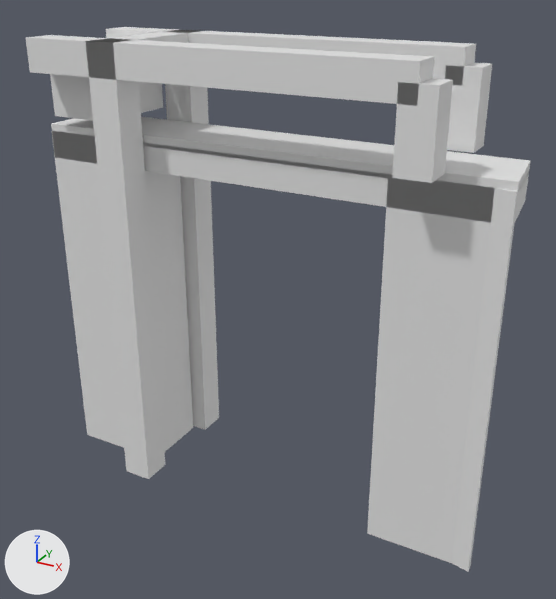
A saved change to the glTF model models/leersum/leersum-brug-15c9a566/leersum-brug-15c9a566.glb.
Before and after are seen from a 50 mm lens placed at (10.08, -17.9, 5.19), pointed at (0.27, -0.05, -3.74). Arrows for +X, +Y and +Z are at lower left; the lights stay in place. The picture after the commit comes second.

The older version as bpy lines, for what is in view:
```python
ob_building_balans = bpy.data.objects.new('building:balans', me_balans)
ob_building_balans.location = (0.0, 0.0, 0.0)
ob_building_balans_2 = bpy.data.objects.new('building:balans 2', me_balans_2)
ob_building_balans_2.location = (0.0, 0.0, 0.0)
ob_building_contragewicht = bpy.data.objects.new('building:contragewicht', me_contragewicht)
ob_building_contragewicht.location = (0.0, 0.0, 0.0)
ob_building_hamei = bpy.data.objects.new('building:hamei', me_hamei)
ob_building_hamei.location = (0.0, 0.0, 0.0)
ob_building_hamei_2 = bpy.data.objects.new('building:hamei 2', me_hamei_2)
ob_building_hamei_2.location = (0.0, 0.0, 0.0)
ob_building_hangstang = bpy.data.objects.new('building:hangstang', me_hangstang)
ob_building_hangstang.location = (0.0, 0.0, 0.0)
ob_building_hangstang_2 = bpy.data.objects.new('building:hangstang 2', me_hangstang_2)
ob_building_hangstang_2.location = (0.0, 0.0, 0.0)
ob_building_portaal = bpy.data.objects.new('building:portaal', me_portaal)
ob_building_portaal.location = (0.0, 0.0, 0.0)
ob_road_dek = bpy.data.objects.new('road:dek', me_dek)
ob_road_dek.location = (0.0, 0.0, 0.0)
# also in view: 'road:landhoofd (aangenomen)' at (-5.29, 0.0, -4.69); 'road:landhoofd (aangenomen) 2' at (5.29, -0.07, -4.69); 'road:voetpad' at (0.0, 0.0, 0.66)
```
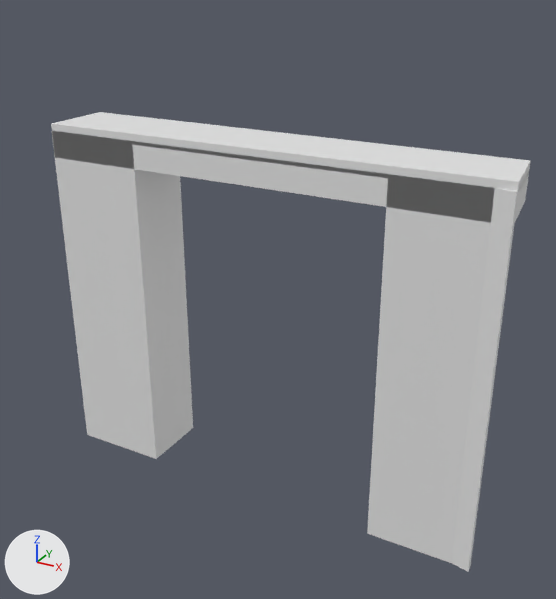
Boxes (x1, y1, x2, y2) around the edits, measured in the pictures (556 x 599 px):
'building:hamei 2', deleted
    before: (86, 38, 166, 479)
'building:balans 2', deleted
    before: (26, 35, 434, 106)
'building:hamei', deleted
    before: (164, 30, 219, 430)
'building:balans', deleted
    before: (106, 27, 476, 86)
'building:hangstang 2', deleted
    before: (392, 78, 453, 183)
'building:hangstang', deleted
    before: (446, 63, 492, 153)
'building:contragewicht', deleted
    before: (50, 74, 163, 120)
'building:portaal', deleted
    before: (99, 31, 191, 43)

The change, as a diff of the scene's bpy script:
```diff
--- a/models/leersum/leersum-brug-15c9a566/leersum-brug-15c9a566.glb.py
+++ b/models/leersum/leersum-brug-15c9a566/leersum-brug-15c9a566.glb.py
@@ ob_building_hamei @@
-ob_building_hamei = bpy.data.objects.new('building:hamei', me_hamei)
-ob_building_hamei.location = (0.0, 0.0, 0.0)
@@ ob_building_hamei_2 @@
-ob_building_hamei_2 = bpy.data.objects.new('building:hamei 2', me_hamei_2)
-ob_building_hamei_2.location = (0.0, 0.0, 0.0)
@@ ob_building_portaal @@
-ob_building_portaal = bpy.data.objects.new('building:portaal', me_portaal)
-ob_building_portaal.location = (0.0, 0.0, 0.0)
@@ ob_building_balans @@
-ob_building_balans = bpy.data.objects.new('building:balans', me_balans)
-ob_building_balans.location = (0.0, 0.0, 0.0)
@@ ob_building_hangstang @@
-ob_building_hangstang = bpy.data.objects.new('building:hangstang', me_hangstang)
-ob_building_hangstang.location = (0.0, 0.0, 0.0)
@@ ob_building_balans_2 @@
-ob_building_balans_2 = bpy.data.objects.new('building:balans 2', me_balans_2)
-ob_building_balans_2.location = (0.0, 0.0, 0.0)
@@ ob_building_hangstang_2 @@
-ob_building_hangstang_2 = bpy.data.objects.new('building:hangstang 2', me_hangstang_2)
-ob_building_hangstang_2.location = (0.0, 0.0, 0.0)
@@ ob_building_contragewicht @@
-ob_building_contragewicht = bpy.data.objects.new('building:contragewicht', me_contragewicht)
-ob_building_contragewicht.location = (0.0, 0.0, 0.0)
```
